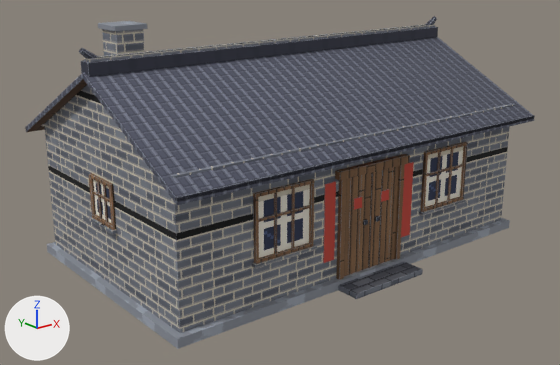
The glTF model godot/assets/blender/cn_brick_house_1.glb as it was, and as the next commit left it.
One viewpoint serves both versions: a 50 mm camera at (-11.22, -13.73, 6.99) aimed at (-0.41, -0.22, 1.59). Arrows for +X, +Y and +Z are at lower left; the lights stay in place. The first picture is the older version. Vertices at exactly the same position are counted once.

The first picture shows 'cn_brick_house_2'.
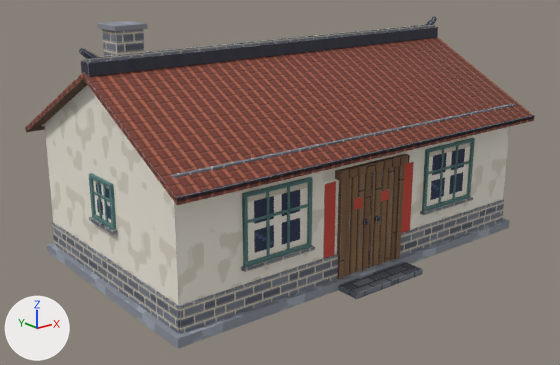
Location of each change, [x1, y1, x2, y2] in pixels of the pictures (560 x 365 px; the box of a moved part takes in the faces that stretch with it):
part 1 of me_cn_brick_house_2, moved or reshaped: before [427, 164, 463, 176]; after [428, 161, 470, 174]
part 2 of me_cn_brick_house_2, moved or reshaped: before [447, 149, 453, 201]; after [452, 145, 459, 199]
part 3 of me_cn_brick_house_2, moved or reshaped: before [435, 152, 441, 204]; after [438, 149, 444, 203]
part 4 of me_cn_brick_house_2, added (cyan): after [422, 138, 475, 211]
part 5 of me_cn_brick_house_2, moved or reshaped: before [259, 205, 311, 222]; after [248, 204, 309, 223]
part 6 of me_cn_brick_house_2, moved or reshaped: before [291, 188, 295, 249]; after [287, 187, 290, 250]
part 7 of me_cn_brick_house_2, moved or reshaped: before [274, 192, 277, 254]; after [266, 192, 270, 256]
part 8 of me_cn_brick_house_2, added (cyan): after [242, 177, 313, 267]
part 9 of me_cn_brick_house_2, rebuilt (15% wider, 6% taller): before [425, 146, 464, 207]; after [426, 142, 471, 207]
part 10 of me_cn_brick_house_2, rebuilt (17% wider, 7% taller): before [258, 184, 310, 258]; after [247, 182, 308, 261]
part 11 of me_cn_brick_house_2, moved or reshaped: before [44, 121, 468, 333]; after [44, 121, 504, 334]
part 12 of me_cn_brick_house_2, surface changed: [89, 173, 116, 230] in both
part 13 of me_cn_brick_house_2, recoloured (lighter): before [48, 85, 509, 333]; after [48, 85, 509, 305]
part 14 of me_cn_brick_house_2, recoloured: [89, 173, 116, 230] in both
part 15 of me_cn_brick_house_2, recoloured: [26, 37, 535, 205] in both

Diff of the bpy script that builds the scene:
```diff
--- a/godot/assets/blender/cn_brick_house_1.glb.py
+++ b/godot/assets/blender/cn_brick_house_1.glb.py
@@ mat_pw_tile_cn_red @@
+mat_pw_tile_cn_red = principled_material('pw_tile_cn_red')
+mat_pw_tile_cn_red.texture = img_pw_tile_cn_red
+mat_pw_tile_cn_red.roughness = 0.9
@@ mat_pw_paint_teal @@
+mat_pw_paint_teal = principled_material('pw_paint_teal')
+mat_pw_paint_teal.texture = img_pw_paint_teal
+mat_pw_paint_teal.roughness = 0.9
@@ mat_pw_whitewash @@
+mat_pw_whitewash = principled_material('pw_whitewash')
+mat_pw_whitewash.texture = img_pw_whitewash
+mat_pw_whitewash.roughness = 0.9
@@ me_cn_brick_house_2 @@
-me_cn_brick_house_2.from_pydata(...)  # 1260 vertices, 2022 faces; spans x -5.03..5.03, y -3.45..3.25, z 0.0..5.4
+me_cn_brick_house_2.from_pydata(...)  # 1324 vertices, 2162 faces; spans x -5.03..5.03, y -3.45..3.25, z 0.0..5.4
+# me_cn_brick_house_2 part 1: the loose piece of 20 vertices spanning x 1.7..3.0, y -2.8..-2.75, z 1.95..2.0 is scaled about its middle by (1.15, 1, 1), then moved by (0.15, 0.0, 0.03)
+# me_cn_brick_house_2 part 2: the loose piece of 20 vertices spanning x 2.54..2.59, y -2.8..-2.75, z 1.2..2.45 is scaled about its middle by (1, 1, 1.04), then moved by (0.18, 0.0, 0.03)
+# me_cn_brick_house_2 part 3: the loose piece of 20 vertices spanning x 2.11..2.16, y -2.8..-2.75, z 1.2..2.45 is scaled about its middle by (1, 1, 1.04), then moved by (0.12, 0.0, 0.03)
+# me_cn_brick_house_2 part 4: the loose piece of 64 vertices spanning x 1.62..3.07, y -2.82..-2.75, z 1.13..2.52 is copied, and the copy is scaled about its middle by (1.14, 1, 1.04), then moved by (0.15, 0.0, 0.02); it spans x 1.67..3.32, y -2.82..-2.75, z 1.13..2.57
+# me_cn_brick_house_2 part 5: the loose piece of 20 vertices spanning x -3.0..-1.7, y -2.8..-2.75, z 1.95..2.0 is scaled about its middle by (1.15, 1, 1), then moved by (-0.15, 0.0, 0.03)
+# me_cn_brick_house_2 part 6: the loose piece of 20 vertices spanning x -2.16..-2.11, y -2.8..-2.75, z 1.2..2.45 is scaled about its middle by (1, 1, 1.04), then moved by (-0.12, 0.0, 0.03)
+# me_cn_brick_house_2 part 7: the loose piece of 20 vertices spanning x -2.59..-2.54, y -2.8..-2.75, z 1.2..2.45 is scaled about its middle by (1, 1, 1.04), then moved by (-0.18, 0.0, 0.03)
+# me_cn_brick_house_2 part 8: the loose piece of 64 vertices spanning x -3.07..-1.62, y -2.82..-2.75, z 1.13..2.52 is copied, and the copy is scaled about its middle by (1.14, 1, 1.04), then moved by (-0.15, 0.0, 0.02); it spans x -3.32..-1.67, y -2.82..-2.75, z 1.13..2.57
+# me_cn_brick_house_2 part 9: the loose piece of 4 vertices spanning x 1.7..3.0, y -2.76, z 1.2..2.45 is rebuilt with 4 vertices and now spans x 1.75..3.25, y -2.76, z 1.2..2.5
+# me_cn_brick_house_2 part 10: the loose piece of 4 vertices spanning x -3.0..-1.7, y -2.76, z 1.2..2.45 is rebuilt with 4 vertices and now spans x -3.25..-1.75, y -2.76, z 1.2..2.5
+# me_cn_brick_house_2 part 11: 6 vertices moved within x -4.75..4.75, y -2.75..2.75, z 0.2..2.4; 166 vertices removed from x -3.12..3.12, y -2.87..-2.75, z 1.06..2.52; 102 vertices added at x -4.78..4.78, y -2.87..2.79, z 0.2..1.13
+# me_cn_brick_house_2 part 12: 385 kept faces spanning x -4.82..0.52, y -0.47..2.82, z 1.53..2.47 get new texture (UV) coordinates
+# me_cn_brick_house_2 part 13: 10 faces spanning x -4.75..4.75, y -2.75..2.75, z 0.2..4.6 switch from mat_pw_brick_grey (picture img_pw_brick_grey) to mat_pw_whitewash (picture img_pw_whitewash)
+# me_cn_brick_house_2 part 14: 140 faces spanning x -4.82..0.52, y -0.47..2.82, z 1.53..2.47 switch from mat_pw_door_wood (picture img_pw_door_wood) to mat_pw_paint_teal (picture img_pw_paint_teal)
+# me_cn_brick_house_2 part 15: 16 faces spanning x -5.0..5.0, y -3.25..3.25, z 2.83..4.6 switch from mat_pw_tile_cn (picture img_pw_tile_cn) to mat_pw_tile_cn_red (picture img_pw_tile_cn_red)
 me_cn_brick_house_2.materials.append(mat_pw_cement)
```
